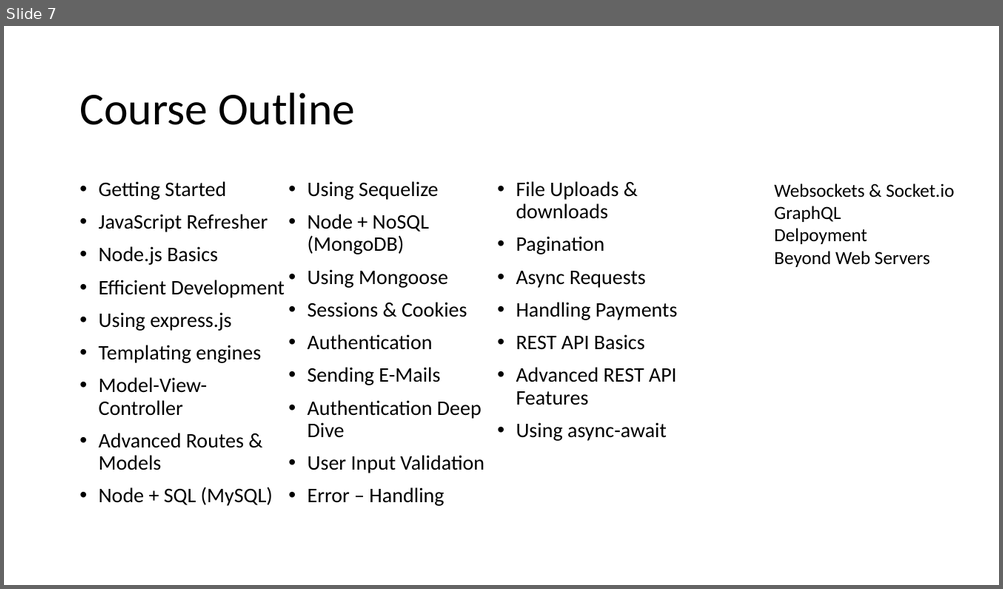
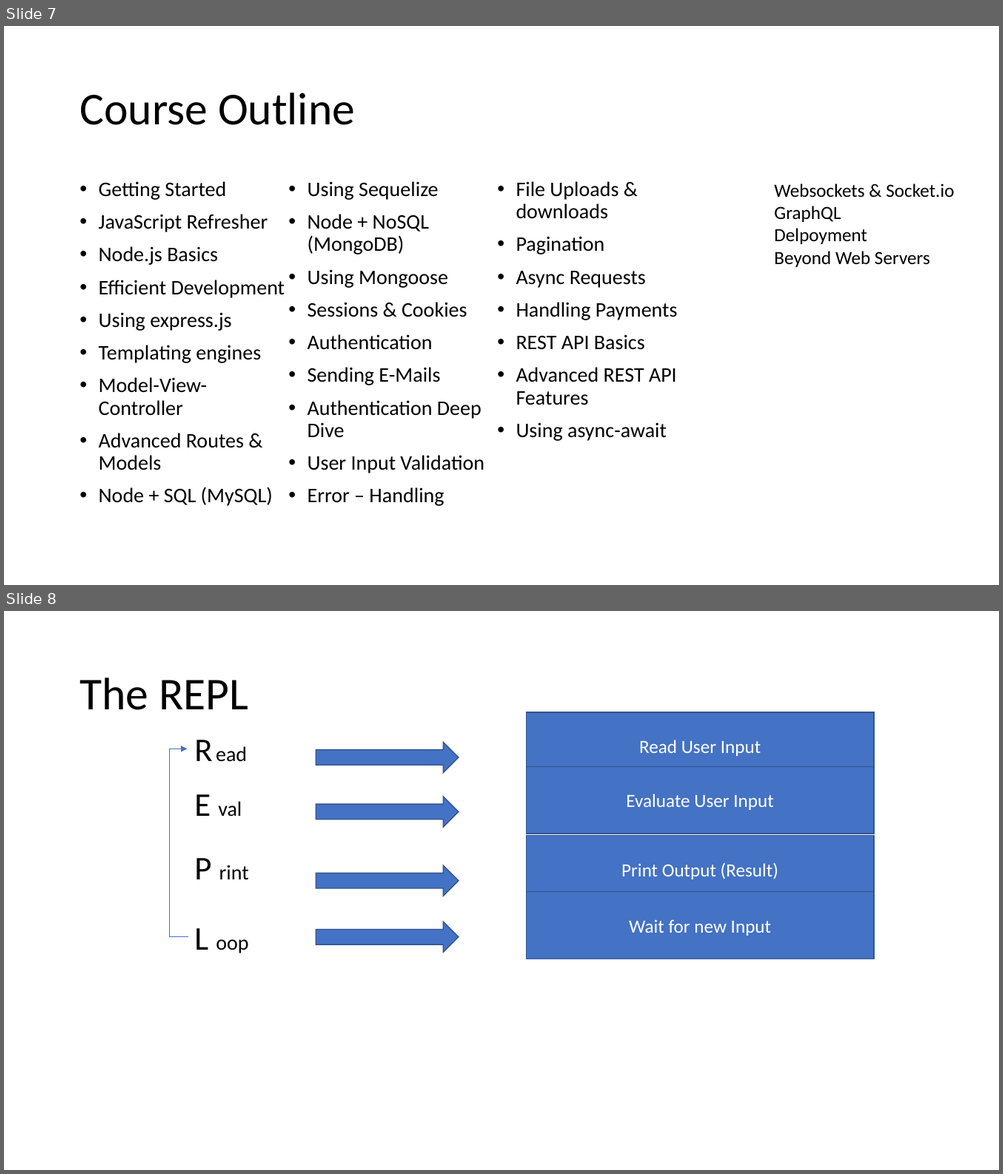
Before and after one commit to PiyushChaturvedii/Batch04, a slide deck: What is Node.pptx. Shown one above the other, each under a label of ours: slide 7 before the commit, slides 7 and 8 after it. The pictures are 1003x589 and 1003x1174 pixels, drawn with LibreOffice and Linux fonts; fonts in the diff are those of the drawing. Boxes give left, top, right and bottom in pixels: in the first picture for what was removed or moved away, otherwise in the second. Text is boxed around its words. In the diff, an @@ line names an element or a change of style, - is before the commit and + after.

```diff
--- a/What is Node.pptx
+++ b/What is Node.pptx
@@ slide 8 added at (x1=4, y1=611, x2=999, y2=1170), background #FFFFFF @@
@@ title added at (x1=79, y1=678, x2=248, y2=710), 44 pt, text #000000 @@
+The REPL
@@ rectangle added at (x1=526, y1=712, x2=874, y2=780), fill #4472C4, outline #325491 1 pt, 18 pt, text #FFFFFF @@
+Read User Input
@@ text added at (x1=194, y1=740, x2=247, y2=762), 20 pt, text #000000 @@
+R ead
@@ right arrow added at (x1=316, y1=742, x2=458, y2=773), fill #4472C4, outline #325491 1 pt @@
@@ elbow arrow added from (188, 937) to (187, 749), #4472C4 0.5 pt @@
@@ rectangle added at (x1=526, y1=767, x2=874, y2=834), fill #4472C4, outline #325491 1 pt, 18 pt, text #FFFFFF @@
+Evaluate User Input
@@ text added at (x1=194, y1=795, x2=242, y2=817), 20 pt, text #000000 @@
+E val
@@ right arrow added at (x1=316, y1=797, x2=458, y2=827), fill #4472C4, outline #325491 1 pt @@
@@ rectangle added at (x1=526, y1=835, x2=874, y2=903), fill #4472C4, outline #325491 1 pt, 18 pt, text #FFFFFF @@
+Print Output (Result)
@@ text added at (x1=194, y1=858, x2=249, y2=880), 20 pt, text #000000 @@
+P rint
@@ right arrow added at (x1=316, y1=866, x2=458, y2=896), fill #4472C4, outline #325491 1 pt @@
@@ rectangle added at (x1=526, y1=892, x2=874, y2=960), fill #4472C4, outline #325491 1 pt, 18 pt, text #FFFFFF @@
+Wait for new Input
@@ text added at (x1=194, y1=928, x2=248, y2=954), 20 pt, text #000000 @@
+L oop
@@ right arrow added at (x1=316, y1=922, x2=458, y2=953), fill #4472C4, outline #325491 1 pt @@
```
Also in this commit, not shown: 4 other slides added, 2 other files.
